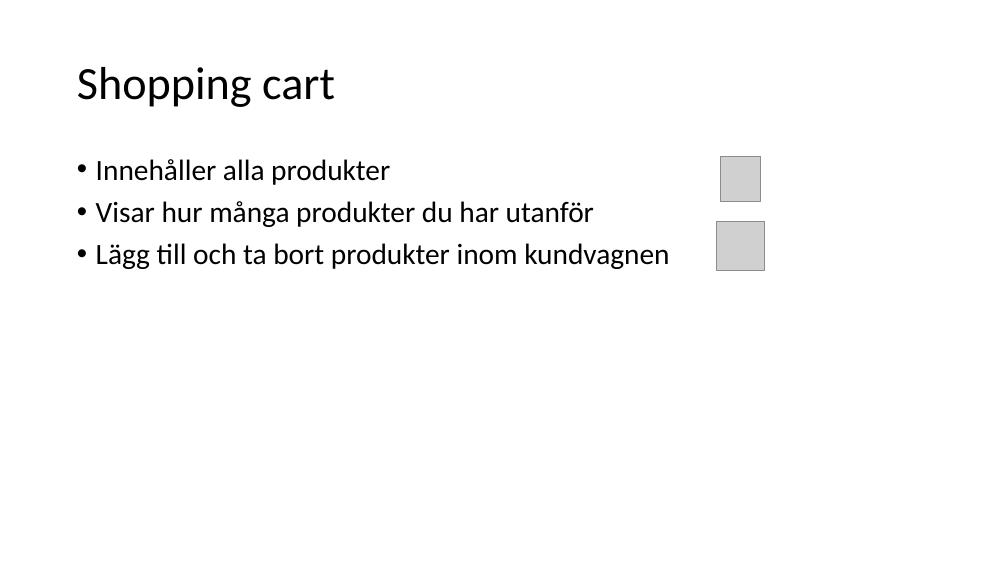
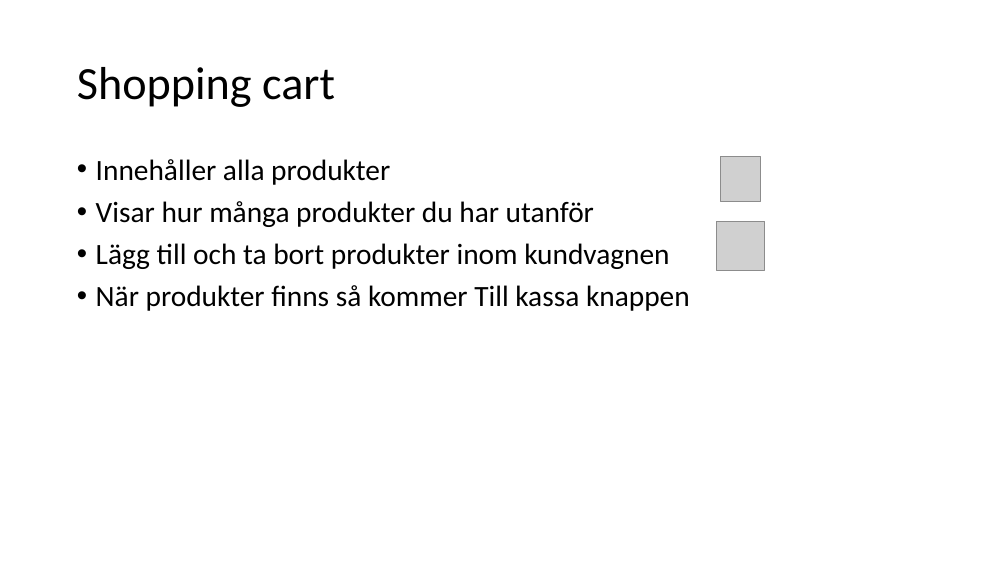
Before and after one commit to Raufchaudhry/project_netonnet, a slide deck: slide 5 of Presentation for project.pptx. Drawn at 1008x567 pixels with LibreOffice and Linux fonts; fonts in the diff are those of the drawing; grey boxes stand for pictures. Boxes give left, top, right and bottom in pixels: in the first picture for what was removed or moved away, otherwise in the second. Text is boxed around its words. In the diff, an @@ line names an element or a change of style, - is before the commit and + after.

```diff
--- a/Presentation for project.pptx
+++ b/Presentation for project.pptx
@@ text at [96, 285, 690, 311]: paragraph added @@
+• När produkter finns så kommer Till kassa knappen
```
Also in this commit, not shown: 5 other slides changed.
